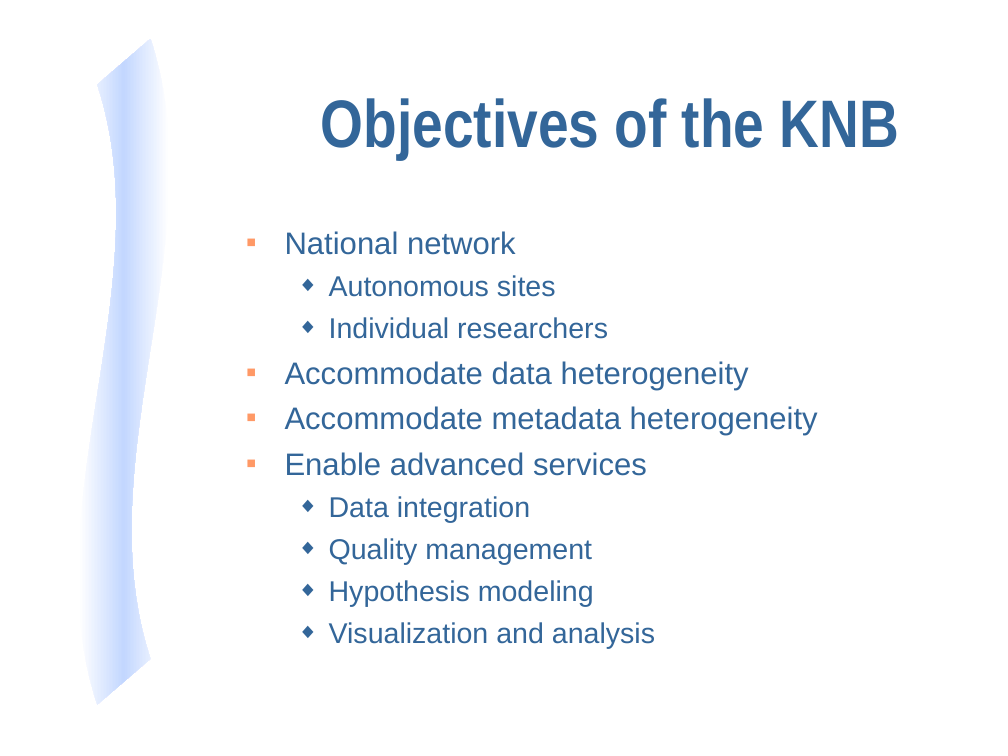
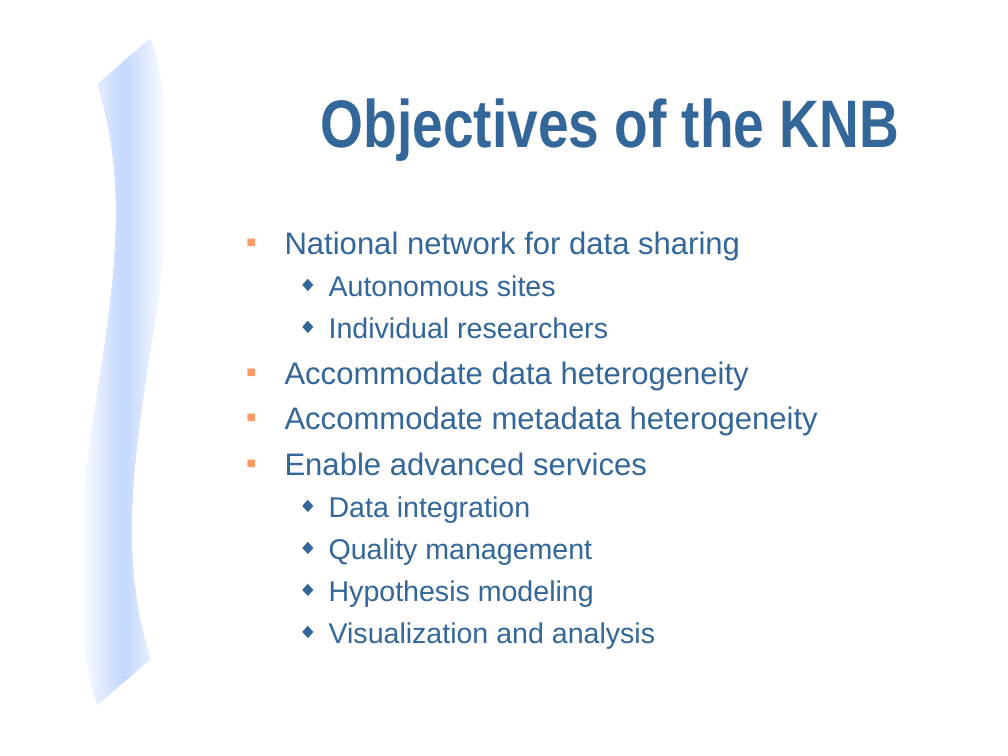
Before and after one commit to NCEAS/eml, a slide deck: slide 4 of display/eml-overview-200010402.ppt. Drawn at 1008x756 pixels with LibreOffice and Linux fonts; fonts in the diff are those of the drawing. Boxes give left, top, right and bottom in pixels: in the first picture for what was removed or moved away, otherwise in the second. Text is boxed around its words. In the diff, an @@ line names an element or a change of style, - is before the commit and + after.

```diff
--- a/display/eml-overview-200010402.ppt
+++ b/display/eml-overview-200010402.ppt
@@ text at box(285, 231, 740, 260): text changed @@
-■ National network
+■ National network for data sharing
```
Also in this commit, not shown: 5 other slides changed, 14 slides added, 1 slide removed.
